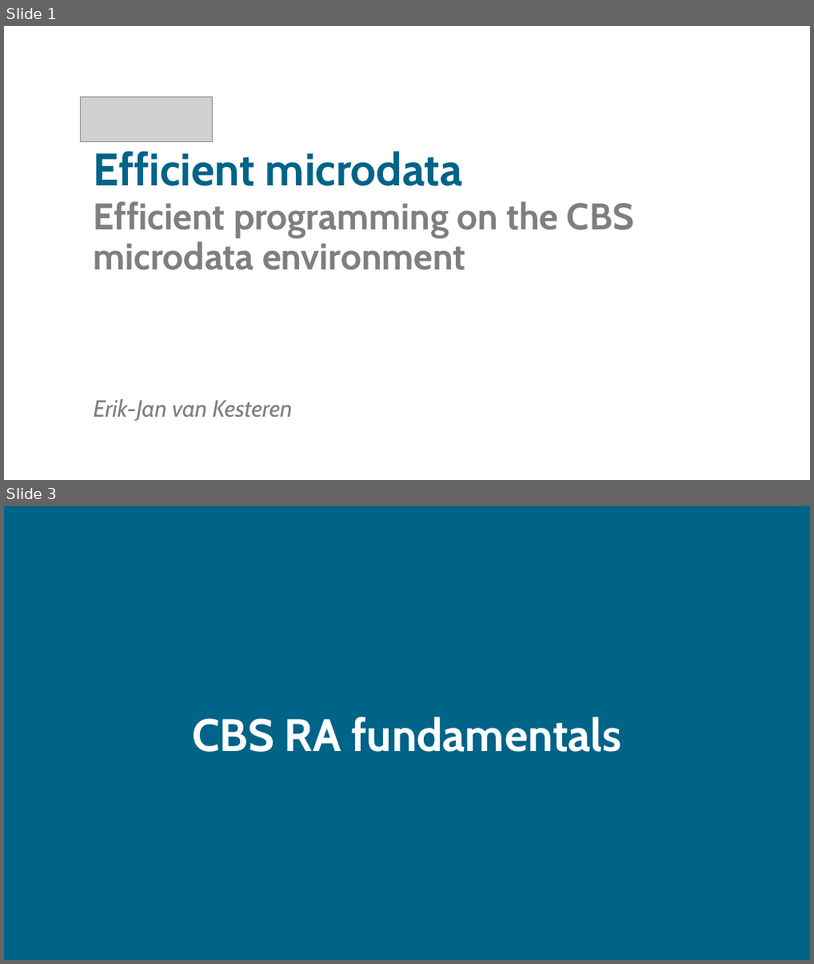
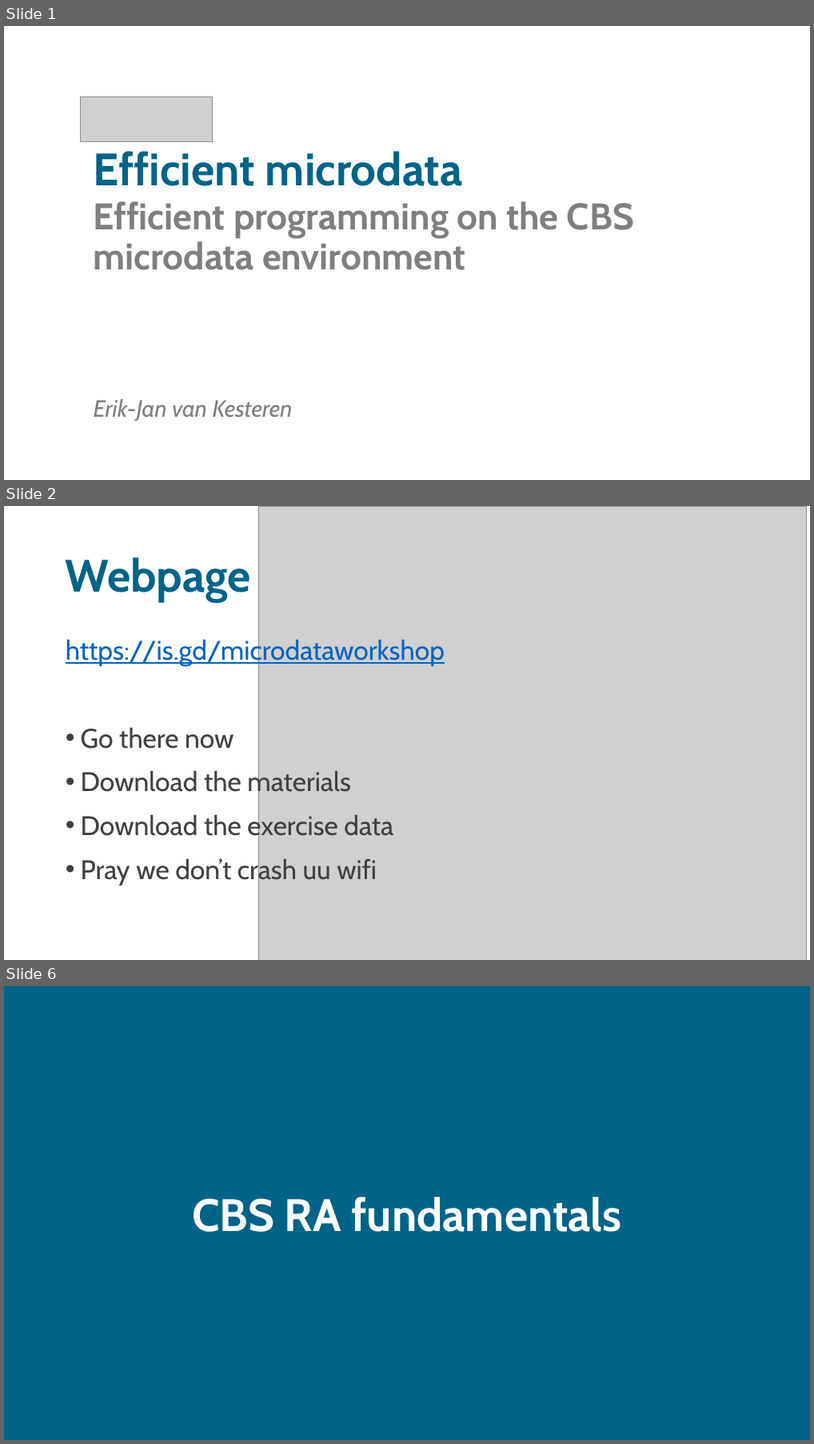
Before and after one commit to sodascience/workshop_efficient_microdata, a slide deck: efficient_microdata.pptx. Shown one above the other, each under a label of ours: slides 1 and 3 before the commit, slides 1, 2 and 6 after it; the slides between them are not shown. The pictures are 814x964 and 814x1444 pixels, drawn with LibreOffice and Linux fonts; fonts in the diff are those of the drawing; grey boxes stand for pictures. Boxes give left, top, right and bottom in pixels: in the first picture for what was removed or moved away, otherwise in the second. Text is boxed around its words. In the diff, an @@ line names an element or a change of style, - is before the commit and + after.

```diff
--- a/efficient_microdata.pptx
+++ b/efficient_microdata.pptx
@@ slide 2 added at (4,506,810,960), background #FFFFFF @@
@@ picture added at (258,506,807,960) @@
@@ title added at (66,557,251,602), 54 pt, text #006388, bold @@
+Webpage
@@ text added at (66,637,445,885), 32 pt, text #404040 @@
+https://is.gd/microdataworkshop
+• Go there now
+• Download the materials
+• Download the exercise data
+• Pray we don’t crash uu wifi
@@ what was slide 3 is now slide 6 @@
```
Also in this commit, not shown: 2 slides changed, 4 other slides added, 1 slide removed, 2 other files.
